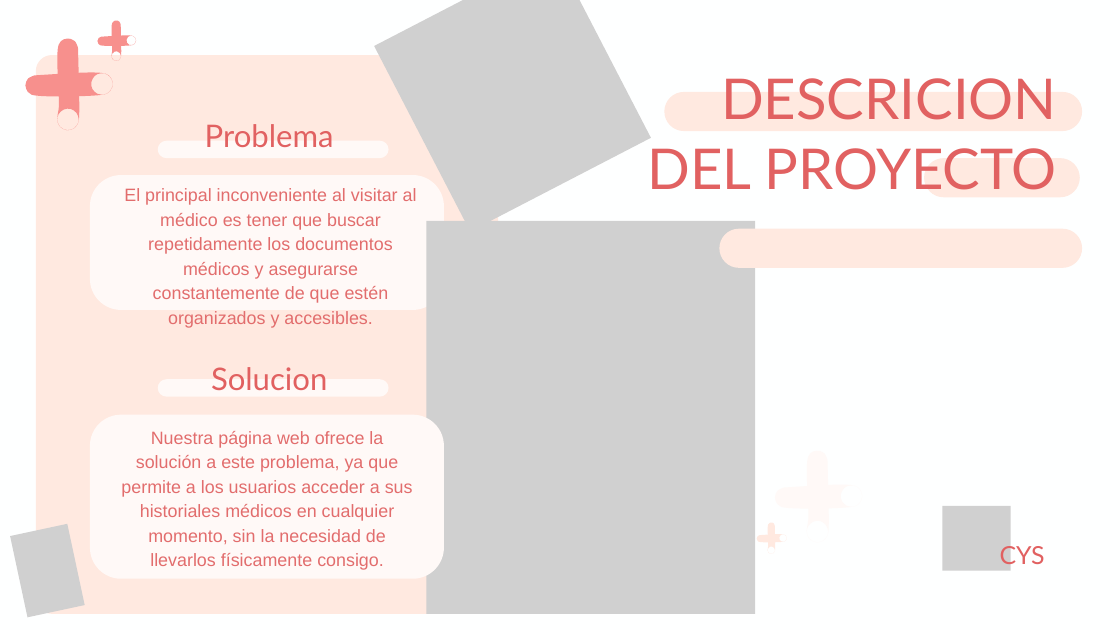
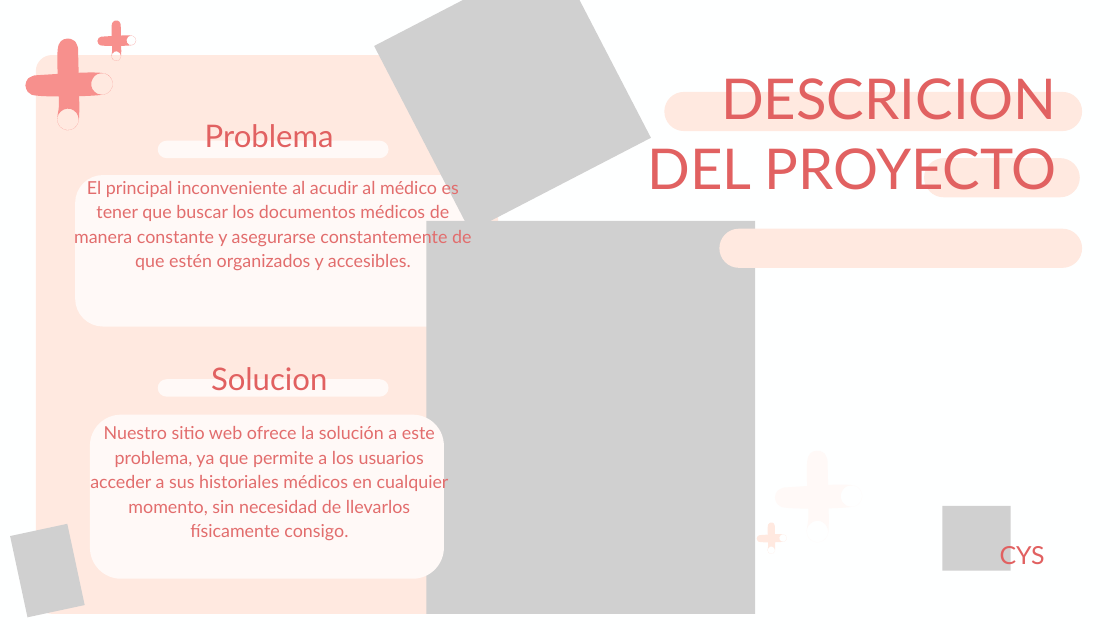
Before and after one commit to SamuelVallejos/Consultorio_Cys, a slide deck: slide 3 of Fase 3/Evidencias Grupales/Presentación Final Del Proyecto (Español) - .pptx. Drawn at 1120x630 pixels with LibreOffice and Linux fonts; fonts in the diff are those of the drawing; grey boxes stand for pictures. Boxes give left, top, right and bottom in pixels: in the first picture for what was removed or moved away, otherwise in the second. Text is boxed around its words. In the diff, an @@ line names an element or a change of style, - is before the commit and + after.

```diff
--- a/Fase 3/Evidencias Grupales/Presentación Final Del Proyecto (Español) - .pptx
+++ b/Fase 3/Evidencias Grupales/Presentación Final Del Proyecto (Español) - .pptx
@@ text at [74, 179, 471, 270]: text changed; font Arial to Lato @@
-El principal inconveniente al visitar al médico es tener que buscar repetidamente los documentos médicos y asegurarse constantemente de que estén organizados y accesibles.
+El principal inconveniente al acudir al médico es tener que buscar los documentos médicos de manera constante y asegurarse constantemente de que estén organizados y accesibles.
@@ freeform shape: place and size @@
-freeform shape at [90, 175, 444, 310]
+freeform shape at [75, 175, 471, 327]
@@ text at [90, 426, 449, 540]: text changed; font Arial to Lato @@
-Nuestra página web ofrece la solución a este problema, ya que permite a los usuarios acceder a sus historiales médicos en cualquier momento, sin la necesidad de llevarlos físicamente consigo.
+Nuestro sitio web ofrece la solución a este problema, ya que permite a los usuarios acceder a sus historiales médicos en cualquier momento, sin necesidad de llevarlos físicamente consigo.
```
Also in this commit, not shown: 8 other slides changed, 4 slides added, 2 slides removed.
